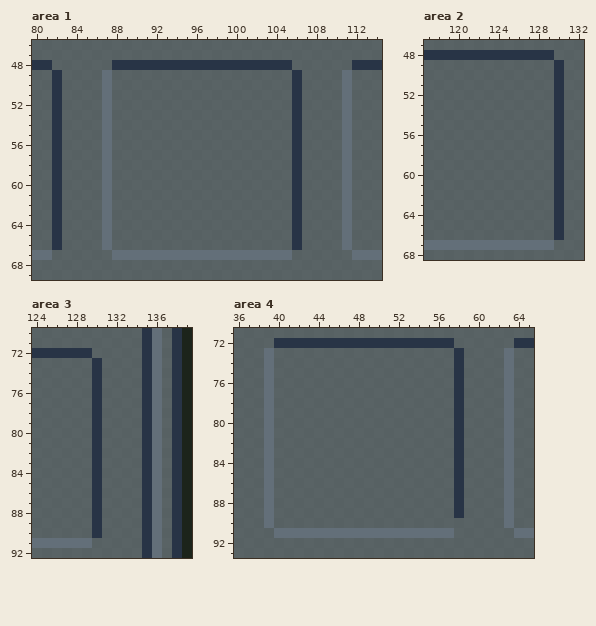
Edited in one commit: pixel-art file (res/tiled/ase/ui.ase). That is the earlier state.
411x327 pixels, 1 frame. Colours within 5 levels of each other are drawn and written as one. Shown: area 1: x 80..114, y 46..69; area 2: x 117..132, y 47..68; area 3: x 124..139, y 70..92; area 4: x 36..65, y 71..93. The commit also changed other parts of the picture, which this record leaves out.
New version:
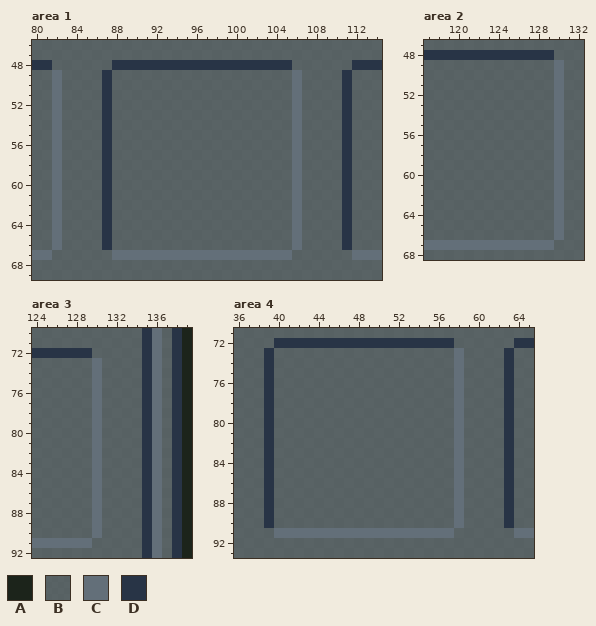
Palette (. is transparent): A #1c241b  B #4d5256d6  C #636f79  D #283446
From old to new:
Changed rows in their new state; - is an unchanged pixel.
Area 1, layer "Layer 1":
first column x 82:
49 C----D------------------C----D
50 C----D------------------C----D
51 C----D------------------C----D
52 C----D------------------C----D
53 C----D------------------C----D
54 C----D------------------C----D
55 C----D------------------C----D
56 C----D------------------C----D
57 C----D------------------C----D
58 C----D------------------C----D
59 C----D------------------C----D
60 C----D------------------C----D
61 C----D------------------C----D
62 C----D------------------C----D
63 C----D------------------C----D
64 C----D------------------C----D
65 C----D------------------C----D
66 C----D------------------C----D
Area 2, layer "Layer 1":
first column x 130:
49 C
50 C
51 C
52 C
53 C
54 C
55 C
56 C
57 C
58 C
59 C
60 C
61 C
62 C
63 C
64 C
65 C
66 C
Area 3, layer "Layer 1":
first column x 130:
73 C
74 C
75 C
76 C
77 C
78 C
79 C
80 C
81 C
82 C
83 C
84 C
85 C
86 C
87 C
88 C
89 C
90 C
Area 4, layer "Layer 1":
first column x 39:
73 D------------------C----D
74 D------------------C----D
75 D------------------C----D
76 D------------------C----D
77 D------------------C----D
78 D------------------C----D
79 D------------------C----D
80 D------------------C----D
81 D------------------C----D
82 D------------------C----D
83 D------------------C----D
84 D------------------C----D
85 D------------------C----D
86 D------------------C----D
87 D------------------C----D
88 D------------------C----D
89 D------------------C----D
90 D------------------C----D
